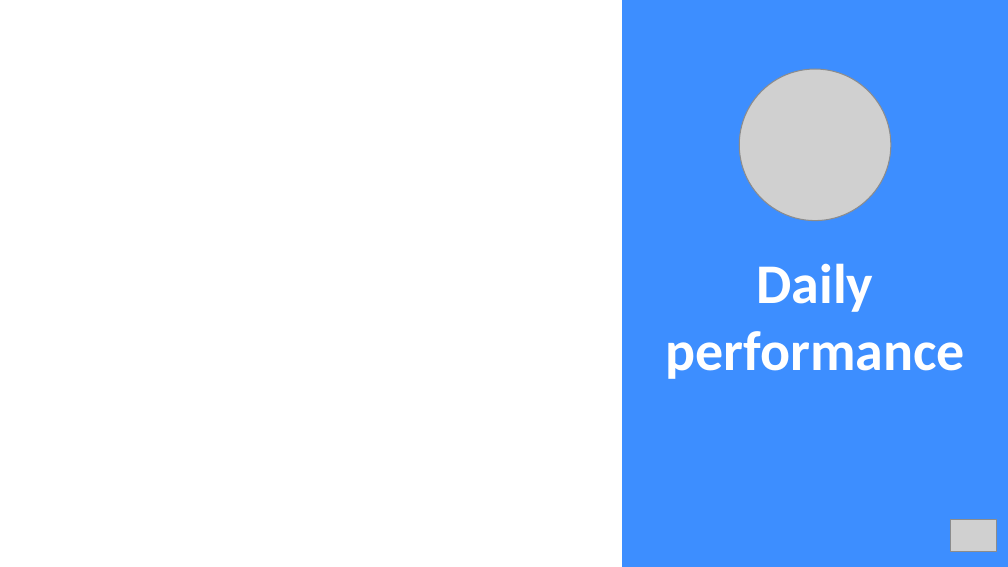
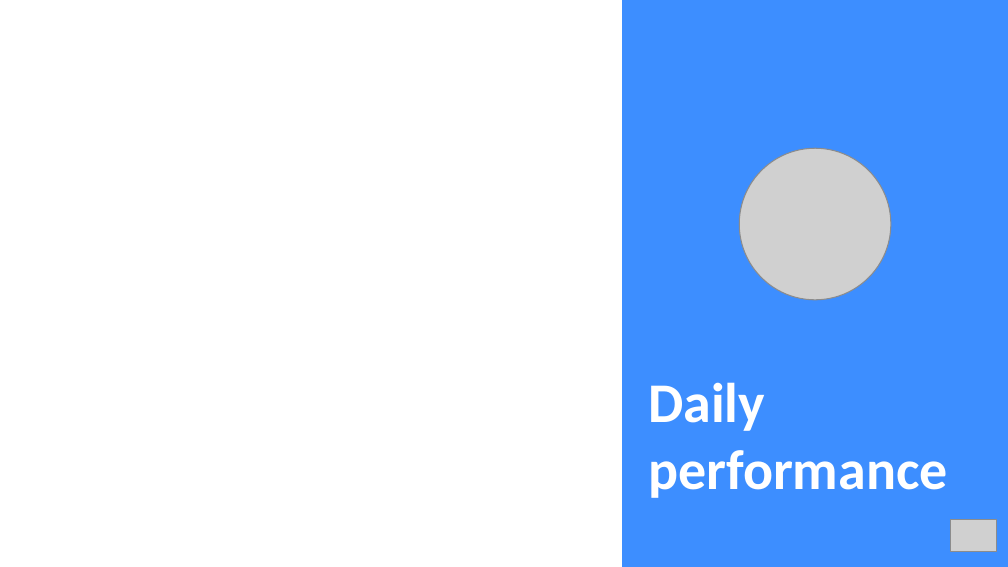
Before and after one commit to Nicolasvegam/PubliBOT, a slide deck: slide 3 of template_report.pptx. Drawn at 1008x567 pixels with LibreOffice and Linux fonts; fonts in the diff are those of the drawing; grey boxes stand for pictures. Boxes give left, top, right and bottom in pixels: in the first picture for what was removed or moved away, otherwise in the second. Text is boxed around its words. In the diff, an @@ line names an element or a change of style, - is before the commit and + after.

```diff
--- a/template_report.pptx
+++ b/template_report.pptx
@@ picture: place and size @@
-picture at bbox=[739, 70, 890, 221]
+picture at bbox=[739, 148, 890, 299]
@@ text "Daily performance": place and size @@
-text "Daily performance" at bbox=[665, 263, 964, 379]
+text "Daily performance" at bbox=[648, 382, 947, 498]
@@ text "Daily performance" at bbox=[648, 382, 947, 498]: alignment centre to left @@
```
Also in this commit, not shown: 11 other slides changed, 7 other files.
